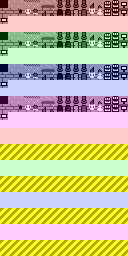
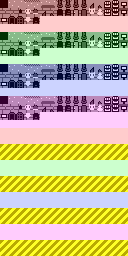
Layered file, before and after one edit (128px x 256px). Changes by layer:
painted on "Layer 0" over [8, 16, 40, 120]
